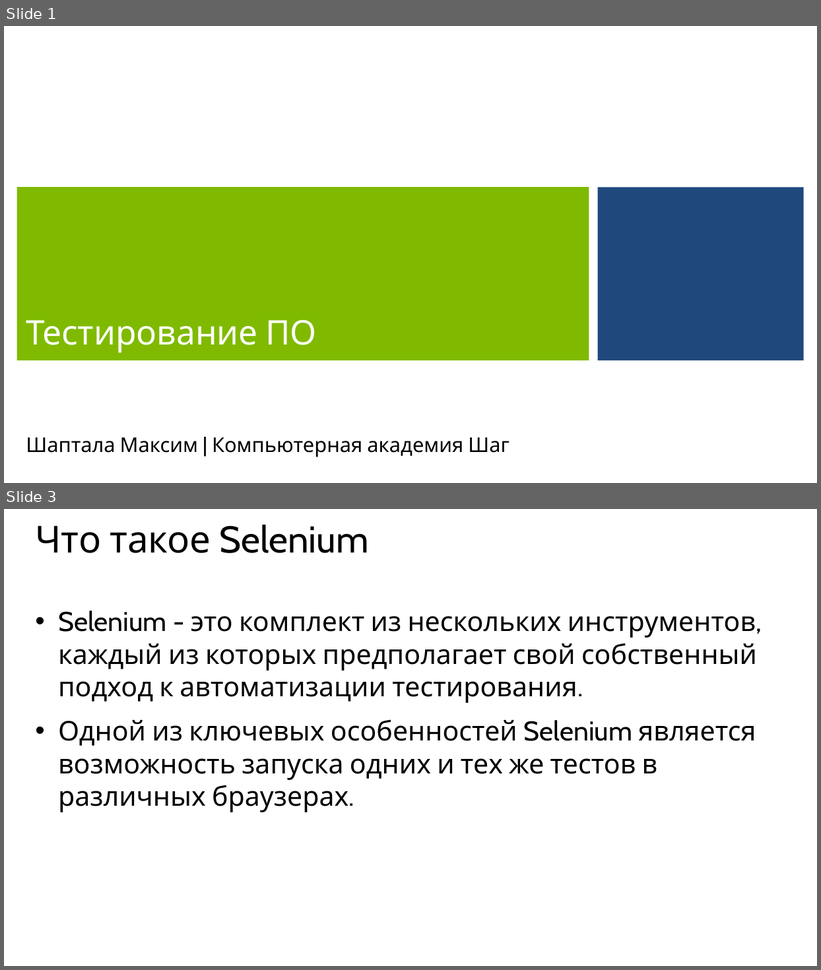
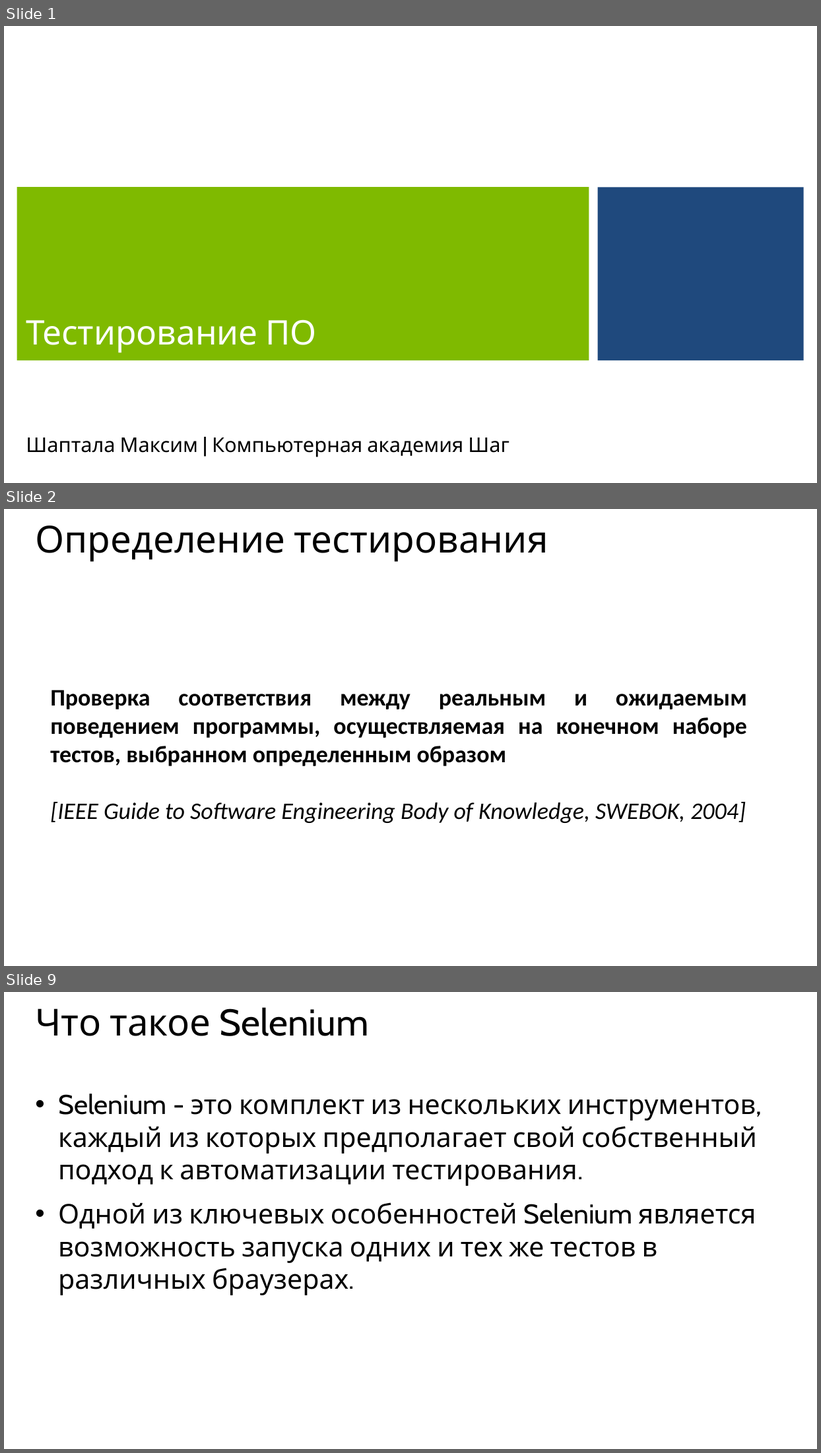
Before and after one commit to maxchv/selenium, a slide deck: openlesson/selenium.pptx. Shown one above the other, each under a label of ours: slides 1 and 3 before the commit, slides 1, 2 and 9 after it; the slides between them are not shown. The pictures are 821x970 and 821x1453 pixels, drawn with LibreOffice and Linux fonts; fonts in the diff are those of the drawing; background and template pictures are left out. Boxes give left, top, right and bottom in pixels: in the first picture for what was removed or moved away, otherwise in the second. Text is boxed around its words. In the diff, an @@ line names an element or a change of style, - is before the commit and + after.

```diff
--- a/openlesson/selenium.pptx
+++ b/openlesson/selenium.pptx
@@ slide 2 added at box(4, 509, 817, 966), background #FFFFFF @@
@@ title added at box(36, 525, 548, 562), 44 pt, text #000000 @@
+Определение тестирования
@@ text added at box(50, 690, 747, 823), 28 pt, text #000000, bold @@
+Проверка соответствия между реальным и ожидаемым поведением программы, осуществляемая на конечном наборе тестов, выбранном определенным образом
+[IEEE Guide to Software Engineering Body of Knowledge, SWEBOK, 2004]
@@ what was slide 3 is now slide 9 @@
```
Also in this commit, not shown: 3 slides changed, 8 other slides added, 1 other file.
